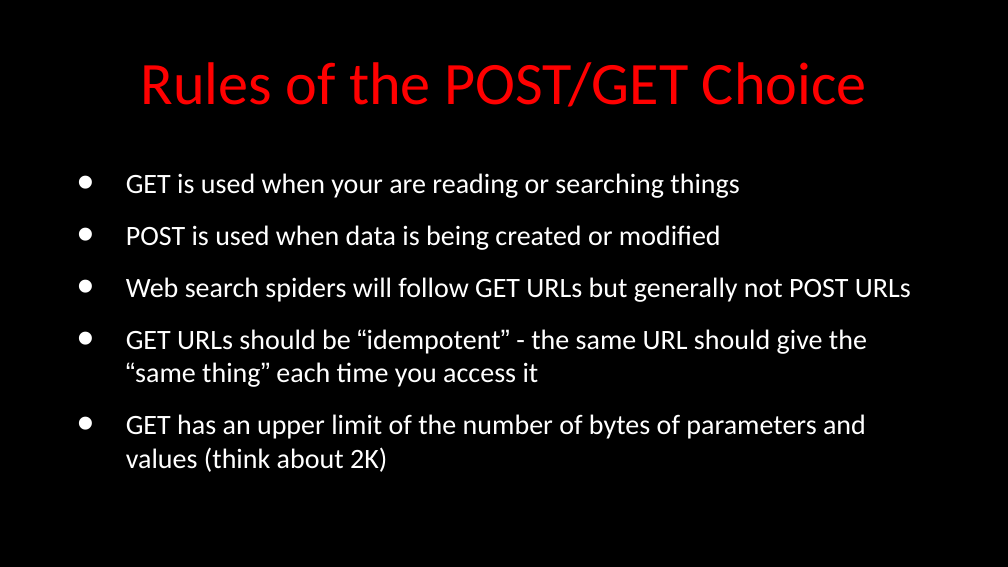
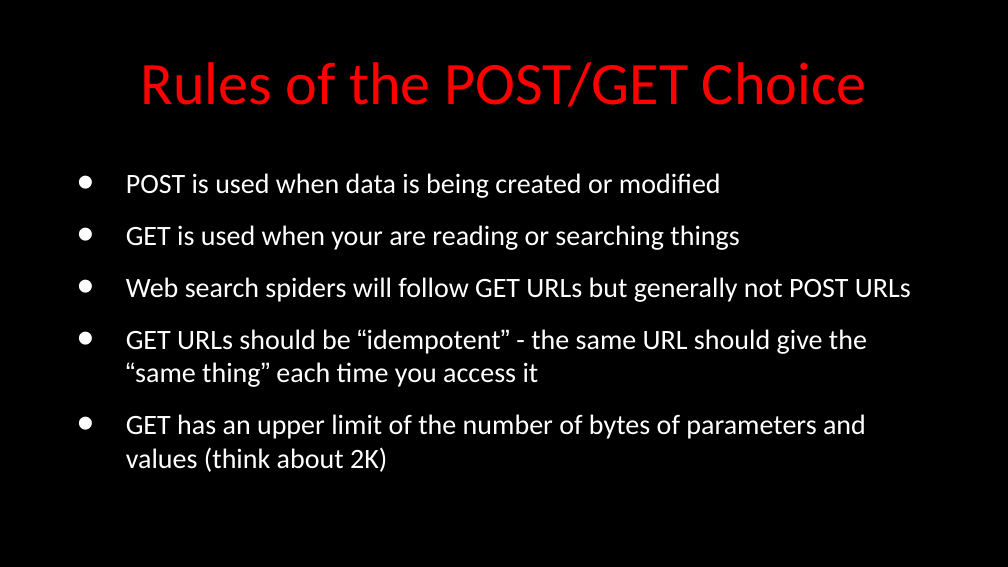
Before and after one commit to csev/wa4e, a slide deck: slide 10 of lectures/PHP-06-Forms.ppt. Drawn at 1008x567 pixels with LibreOffice and Linux fonts; fonts in the diff are those of the drawing. Boxes give left, top, right and bottom in pixels: in the first picture for what was removed or moved away, otherwise in the second. Text is boxed around its words. In the diff, an @@ line names an element or a change of style, - is before the commit and + after.

```diff
--- a/lectures/PHP-06-Forms.ppt
+++ b/lectures/PHP-06-Forms.ppt
@@ text at box(126, 173, 721, 198): paragraph added @@
+• POST is used when data is being created or modified
@@ text at box(126, 225, 721, 250): paragraph removed @@
-• POST is used when data is being created or modified
```
Also in this commit, not shown: 3 other files.
